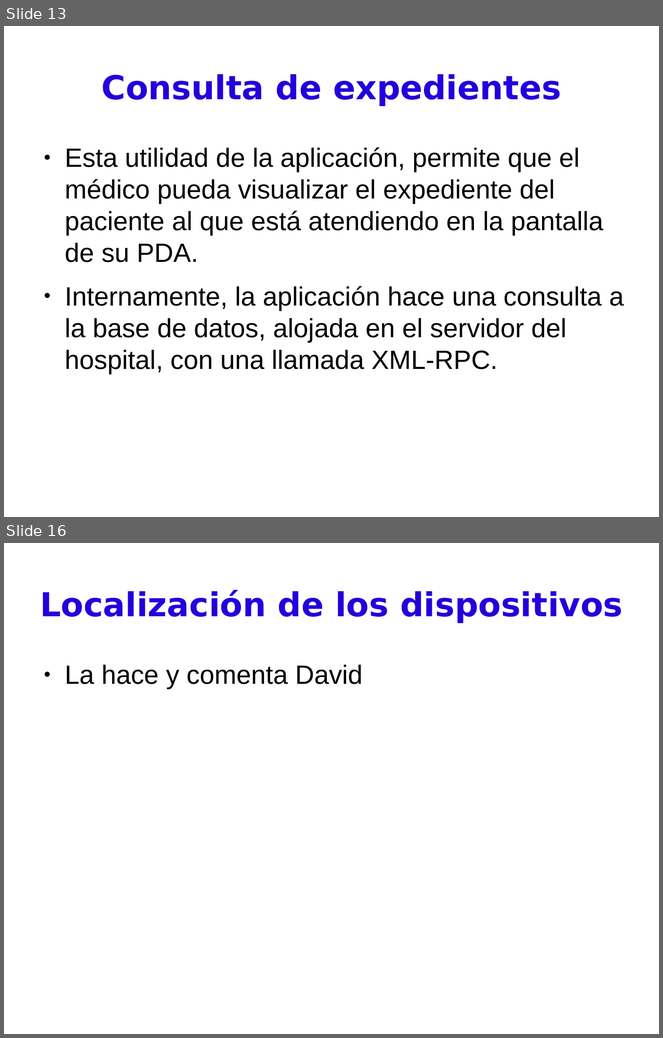
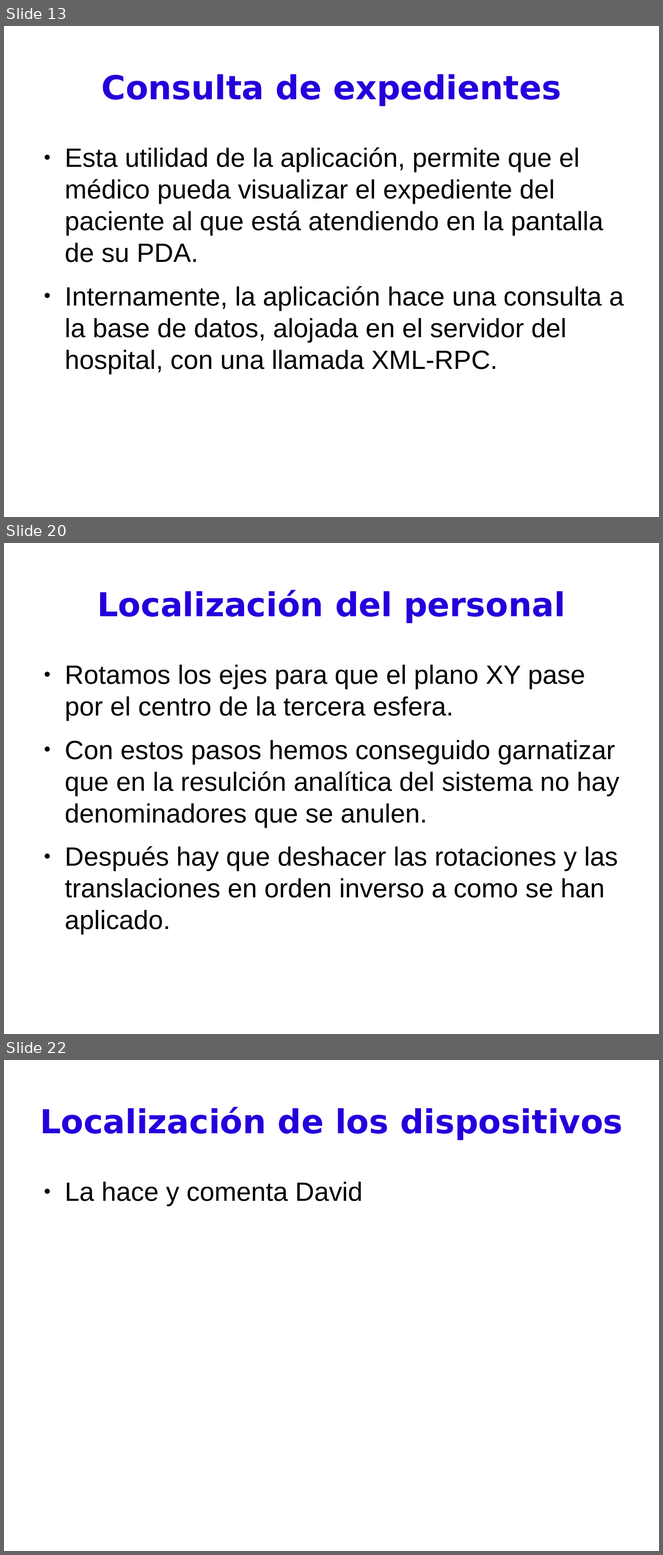
Before and after one commit to BackupTheBerlios/pdassii, a slide deck: Documentos/presentación.odp. Shown one above the other, each under a label of ours: slides 13 and 16 before the commit, slides 13, 20 and 22 after it; the slides between them are not shown. The pictures are 663x1038 and 663x1555 pixels, drawn with LibreOffice and Linux fonts; fonts in the diff are those of the drawing. Boxes give left, top, right and bottom in pixels: in the first picture for what was removed or moved away, otherwise in the second. Text is boxed around its words. In the diff, an @@ line names an element or a change of style, - is before the commit and + after.

```diff
--- a/Documentos/presentación.odp
+++ b/Documentos/presentación.odp
@@ slide 20 added at bbox=[4, 543, 659, 1034], background #FFFFFF @@
@@ title added at bbox=[98, 590, 566, 624], 40 pt, text #2300DC, bold @@
+Localización del personal
@@ text added at bbox=[65, 665, 620, 935], 32 pt, text #000000 @@
+● Rotamos los ejes para que el plano XY pase por el centro de la tercera esfera.
+● Con estos pasos hemos conseguido garnatizar que en la resulción analítica del sistema no hay denominadores que se anulen.
+● Después hay que deshacer las rotaciones y las translaciones en orden inverso a como se han aplicado.
@@ what was slide 16 is now slide 22 @@
```
Also in this commit, not shown: 5 slides changed, 5 other slides added.
